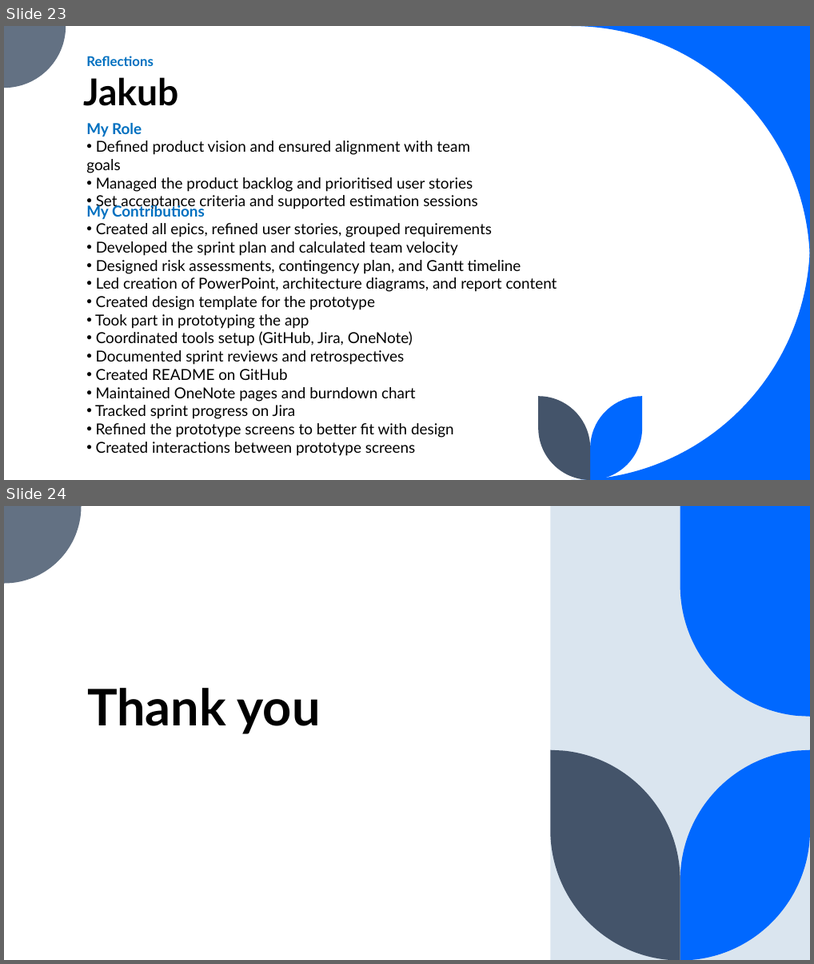
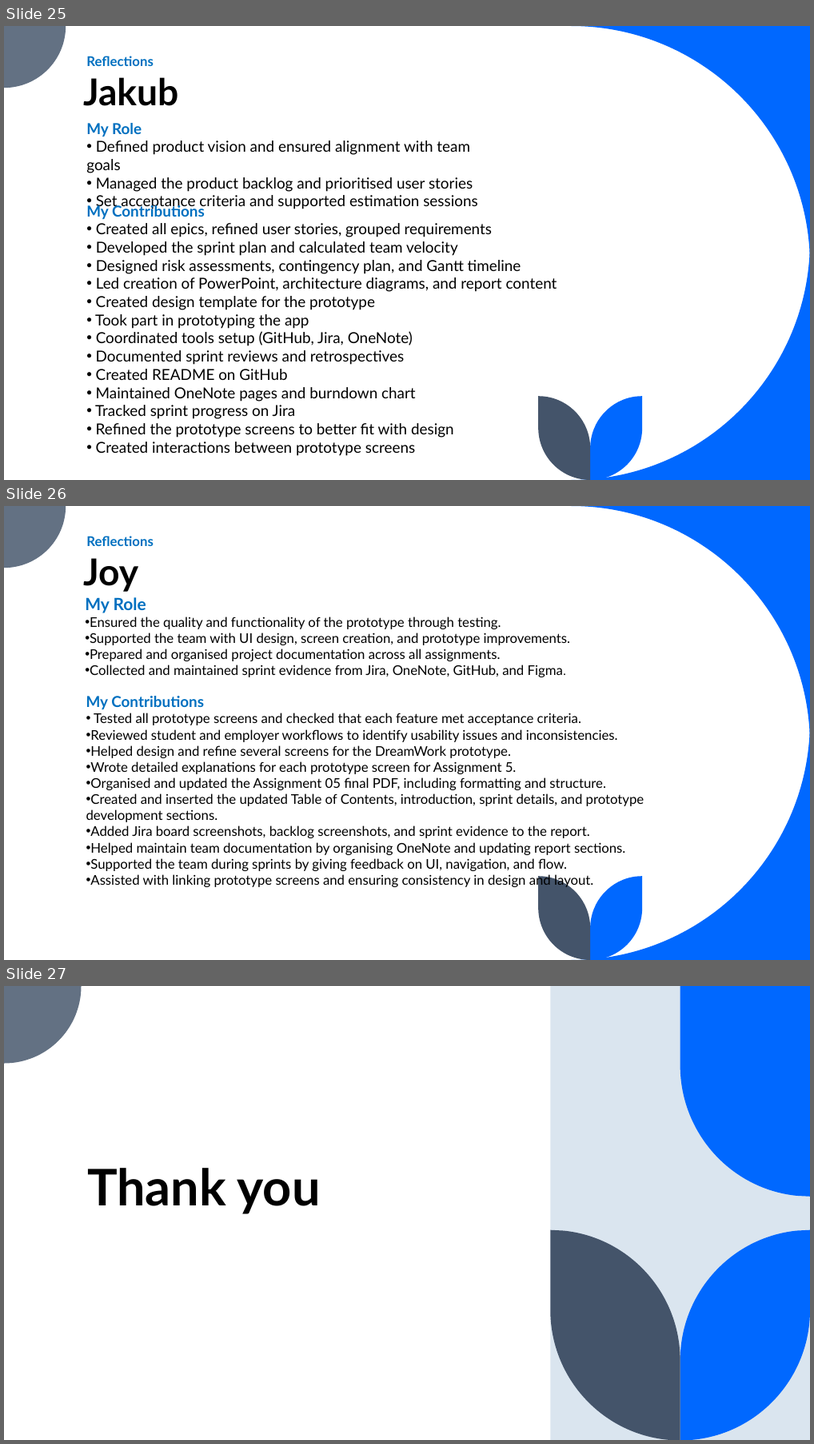
Before and after one commit to nastaj/DA5-Project, a slide deck: docs/JJK_Solutions_AID_4.pptx. Shown one above the other, each under a label of ours: slides 23 and 24 before the commit, slides 25, 26 and 27 after it. The pictures are 814x964 and 814x1444 pixels, drawn with LibreOffice and Linux fonts; fonts in the diff are those of the drawing. Boxes give left, top, right and bottom in pixels: in the first picture for what was removed or moved away, otherwise in the second. Text is boxed around its words. In the diff, an @@ line names an element or a change of style, - is before the commit and + after.

Commit message:
Add files via upload
uploaded final version of Agile Inception Deck and assignment 5 report

```diff
--- a/docs/JJK_Solutions_AID_4.pptx
+++ b/docs/JJK_Solutions_AID_4.pptx
@@ slide 26 added at [4, 506, 810, 960], background #FFFFFF; not listed: 5 template elements that a slide beside it also shows @@
@@ title added at [86, 536, 153, 546], 16 pt, text #0070C0, bold @@
+Reflections
@@ text added at [83, 558, 138, 592], 44 pt, text #000000, bold @@
+Joy
@@ text added at [85, 597, 570, 677], 16 pt, text #000000 @@
+My Role
+• Ensured the quality and functionality of the prototype through testing.
+• Supported the team with UI design, screen creation, and prototype improvements.
+• Prepared and organised project documentation across all assignments.
+• Collected and maintained sprint evidence from Jira, OneNote, GitHub, and Figma.
@@ text added at [86, 696, 645, 888], 16 pt, text #000000 @@
+My Contributions
+• Tested all prototype screens and checked that each feature met acceptance criteria.
+• Reviewed student and employer workflows to identify usability issues and inconsistencies.
+• Helped design and refine several screens for the DreamWork prototype.
+• Wrote detailed explanations for each prototype screen for Assignment 5.
+• Organised and updated the Assignment 05 final PDF, including formatting and structure.
+• Created and inserted the updated Table of Contents, introduction, sprint details, and prototype development sections.
+• Added Jira board screenshots, backlog screenshots, and sprint evidence to the report.
+• Helped maintain team documentation by organising OneNote and updating report sections.
+• Supported the team during sprints by giving feedback on UI, navigation, and flow.
+• Assisted with linking prototype screens and ensuring consistency in design and layout.
@@ what was slide 23 is now slide 25 @@
@@ what was slide 24 is now slide 27 @@
```
Also in this commit, not shown: 2 other slides added, 1 other file.
